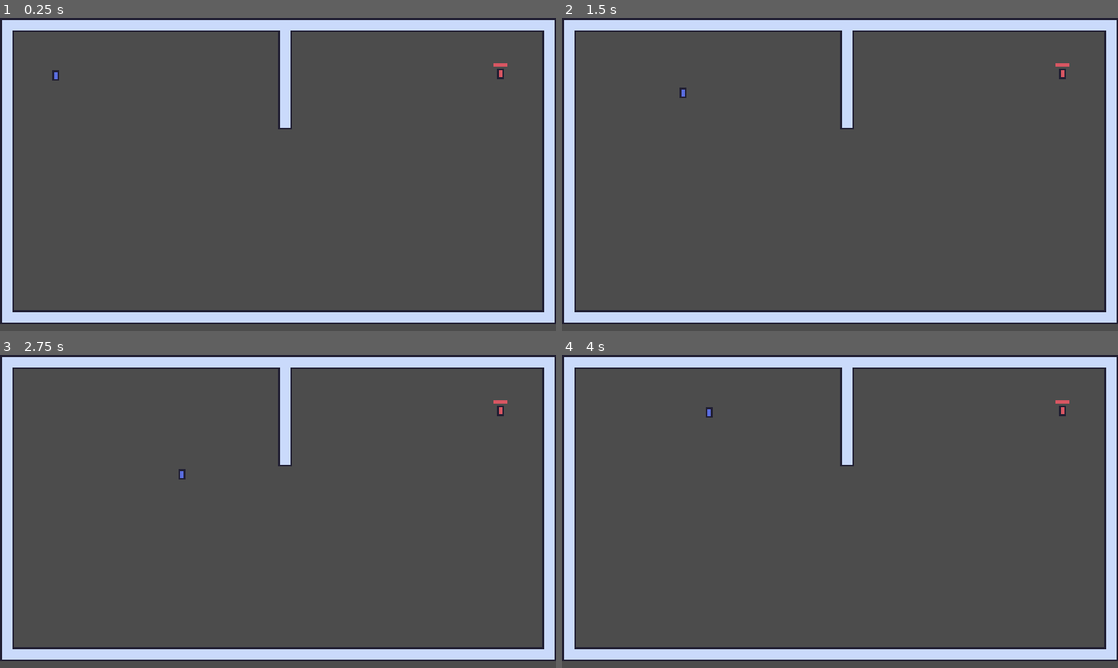
Above: before the commit, frames 1-4 (two rows, left to right).
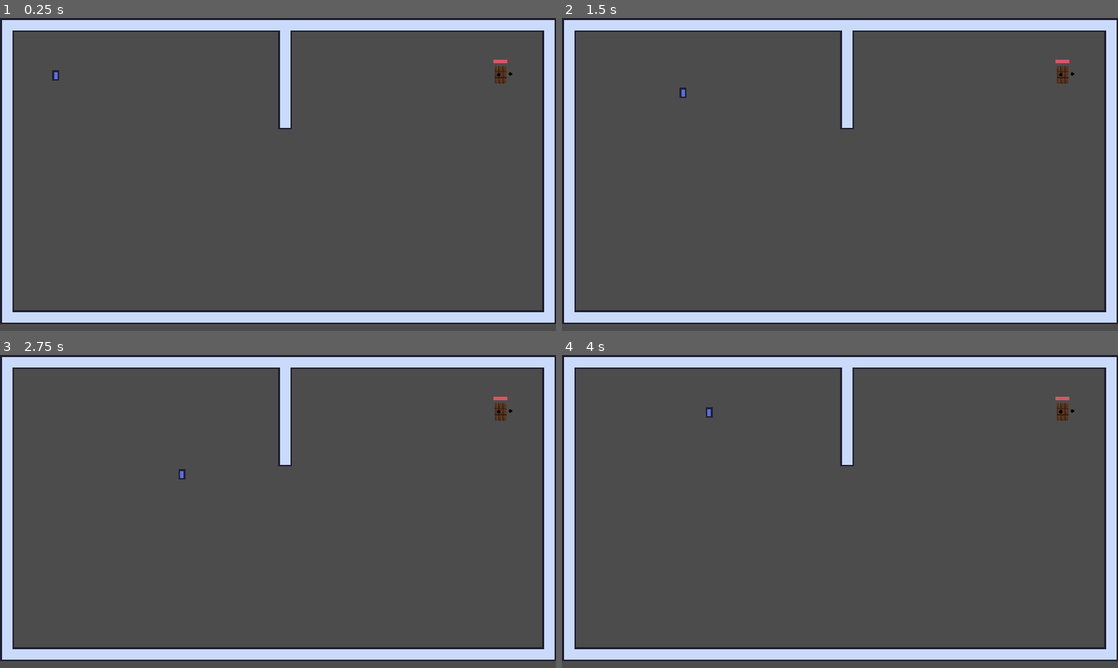
Above: after the commit, the same moments.

Repository: 3k2ng/dog-puff-pensive
Game: Godot game, scene res://scenes/demo_tung.tscn
The game is run twice, just before and just after one commit, with the same random seed, the same clock (stepped at 60 frames per second) and the same inputs. The project has no main scene, so this scene is started directly.
Inputs (mouse positions are in pixels of both pictures, inside the frame that each line leads up to):
- Up to frame 1 (0.25 s): no input
- Up to frame 2 (1.5 s): tap Enter at 0.5 s; move the mouse to (962, 158) at 0.52 s; press the mouse at (962, 158) at 0.53 s; hold D (move_right) 0.53-1.28 s; tap Space at 1.25 s; move the mouse to (728, 190) at 1.27 s; release the mouse at (728, 190) at 1.28 s; hold S (move_down) from 1.28 s (still down); click (728, 190) at 1.35 s
- Up to frame 3 (2.75 s): move the mouse to (333, 442) at 2.02 s; release S (move_down) at 2.03 s; press the mouse at (333, 442) at 2.03 s; hold D (move_right) from 2.03 s (still down)
- Up to frame 4 (4 s): move the mouse to (812, 574) at 2.77 s; release D (move_right) at 2.78 s; release the mouse at (812, 574) at 2.78 s; hold W (move_up) 2.78-3.53 s; click (812, 574) at 2.85 s; tap Enter at 3.5 s; move the mouse to (1006, 558) at 3.52 s; press the mouse at (1006, 558) at 3.53 s; hold A (move_left) from 3.53 s (still down)

The runs differ from the first frame. In frame 1, 0.2% of the frame differs, in the area x 88-93%, y 13-22%; in frame 2, 0.2%; in frame 3, 0.2%; in frame 4, 0.2%.

Commit message:
implement sprite and animation

Diff:
--- a/scenes/demo_tung.tscn
+++ b/scenes/demo_tung.tscn
@@ -1,63 +1,155 @@
-[gd_scene load_steps=15 format=2]
+[gd_scene load_steps=36 format=2]
 
 [ext_resource path="res://tilesets/test_autotile.tres" type="TileSet" id=1]
 [ext_resource path="res://scenes/Player.tscn" type="PackedScene" id=2]
-[ext_resource path="res://sprites/test_sprites/enemy.png" type="Texture" id=3]
+[ext_resource path="res://sprites/enemies/chocolate bar attack.png" type="Texture" id=3]
 [ext_resource path="res://scripts/enemies/basic_enemy.gd" type="Script" id=4]
 [ext_resource path="res://sprites/test_sprites/redbox.tres" type="Texture" id=5]
 [ext_resource path="res://scripts/game_field.gd" type="Script" id=6]
 [ext_resource path="res://scripts/melee_box.gd" type="Script" id=7]
 [ext_resource path="res://scripts/shaders/flash.gdshader" type="Shader" id=8]
+[ext_resource path="res://sprites/enemies/chocolate bar idle.png" type="Texture" id=9]
+[ext_resource path="res://sprites/enemies/chocolate bar chase.png" type="Texture" id=10]
 
 [sub_resource type="ShaderMaterial" id=8]
 shader = ExtResource( 8 )
 shader_param/flash_color = Color( 1, 1, 1, 1 )
 shader_param/flash_modifier = 0.0
 
+[sub_resource type="AtlasTexture" id=11]
+atlas = ExtResource( 3 )
+region = Rect2( 0, 0, 64, 32 )
+
+[sub_resource type="AtlasTexture" id=12]
+atlas = ExtResource( 3 )
+region = Rect2( 64, 0, 64, 32 )
+
+[sub_resource type="AtlasTexture" id=13]
+atlas = ExtResource( 3 )
+region = Rect2( 0, 32, 64, 32 )
+
+[sub_resource type="AtlasTexture" id=14]
+atlas = ExtResource( 3 )
+region = Rect2( 64, 32, 64, 32 )
+
+[sub_resource type="AtlasTexture" id=15]
+atlas = ExtResource( 3 )
+region = Rect2( 0, 64, 64, 32 )
+
+[sub_resource type="AtlasTexture" id=16]
+atlas = ExtResource( 3 )
+region = Rect2( 64, 64, 64, 32 )
+
+[sub_resource type="AtlasTexture" id=17]
+atlas = ExtResource( 3 )
+region = Rect2( 0, 96, 64, 32 )
+
+[sub_resource type="AtlasTexture" id=18]
+atlas = ExtResource( 3 )
+region = Rect2( 64, 96, 64, 32 )
+
+[sub_resource type="AtlasTexture" id=19]
+atlas = ExtResource( 3 )
+region = Rect2( 0, 128, 64, 32 )
+
+[sub_resource type="AtlasTexture" id=20]
+atlas = ExtResource( 3 )
+region = Rect2( 64, 128, 64, 32 )
+
+[sub_resource type="AtlasTexture" id=21]
+atlas = ExtResource( 3 )
+region = Rect2( 0, 160, 64, 32 )
+
+[sub_resource type="AtlasTexture" id=22]
+atlas = ExtResource( 3 )
+region = Rect2( 64, 160, 64, 32 )
+
+[sub_resource type="AtlasTexture" id=23]
+atlas = ExtResource( 10 )
+region = Rect2( 0, 0, 28, 28 )
+
+[sub_resource type="AtlasTexture" id=24]
+atlas = ExtResource( 10 )
+region = Rect2( 28, 0, 28, 28 )
+
+[sub_resource type="AtlasTexture" id=25]
+atlas = ExtResource( 10 )
+region = Rect2( 0, 28, 28, 28 )
+
+[sub_resource type="AtlasTexture" id=26]
+atlas = ExtResource( 10 )
+region = Rect2( 28, 28, 28, 28 )
+
+[sub_resource type="AtlasTexture" id=27]
+atlas = ExtResource( 9 )
+region = Rect2( 0, 0, 28, 28 )
+
+[sub_resource type="AtlasTexture" id=28]
+atlas = ExtResource( 9 )
+region = Rect2( 0, 28, 28, 28 )
+
+[sub_resource type="SpriteFrames" id=29]
+animations = [ {
+"frames": [ SubResource( 11 ), SubResource( 12 ), SubResource( 13 ), SubResource( 14 ), SubResource( 15 ), SubResource( 16 ), SubResource( 17 ), SubResource( 18 ), SubResource( 19 ), SubResource( 20 ), SubResource( 21 ), SubResource( 22 ) ],
+"loop": true,
+"name": "attack",
+"speed": 5.0
+}, {
+"frames": [ SubResource( 23 ), SubResource( 24 ), SubResource( 25 ), SubResource( 26 ) ],
+"loop": true,
+"name": "chase",
+"speed": 5.0
+}, {
+"frames": [ SubResource( 27 ), SubResource( 28 ) ],
+"loop": true,
+"name": "default",
+"speed": 5.0
+} ]
+
 [sub_resource type="RectangleShape2D" id=4]
-extents = Vector2( 4, 6 )
+extents = Vector2( 7, 10 )
 
 [sub_resource type="RectangleShape2D" id=5]
-extents = Vector2( 2, 6 )
+extents = Vector2( 4, 8 )
 
 [sub_resource type="Animation" id=6]
 resource_name = "melee_attack"
-length = 0.5
+length = 0.6
 tracks/0/type = "value"
-tracks/0/path = NodePath("Enemy:position")
+tracks/0/path = NodePath("MeleeBox/Shape:disabled")
 tracks/0/interp = 1
 tracks/0/loop_wrap = true
 tracks/0/imported = false
 tracks/0/enabled = true
 tracks/0/keys = {
-"times": PoolRealArray( 0, 0.3, 0.4, 0.5 ),
-"transitions": PoolRealArray( 1, 1, 1, 1 ),
-"update": 0,
-"values": [ Vector2( 0, -2 ), Vector2( 2, -2 ), Vector2( -4, -2 ), Vector2( 0, -2 ) ]
+"times": PoolRealArray( 0, 0.35, 0.4 ),
+"transitions": PoolRealArray( 1, 1, 1 ),
+"update": 1,
+"values": [ true, false, true ]
 }
 tracks/1/type = "value"
-tracks/1/path = NodePath("Enemy:rotation_degrees")
+tracks/1/path = NodePath("Sprite:animation")
 tracks/1/interp = 1
 tracks/1/loop_wrap = true
 tracks/1/imported = false
 tracks/1/enabled = true
 tracks/1/keys = {
-"times": PoolRealArray( 0, 0.3, 0.4, 0.5 ),
-"transitions": PoolRealArray( 1, 1, 1, 1 ),
-"update": 0,
-"values": [ 0.0, 20.0, -45.0, 0.0 ]
+"times": PoolRealArray( 0, 0.6 ),
+"transitions": PoolRealArray( 1, 1 ),
+"update": 1,
+"values": [ "attack", "default" ]
 }
 tracks/2/type = "value"
-tracks/2/path = NodePath("MeleeBox/Shape:disabled")
+tracks/2/path = NodePath("Sprite:frame")
 tracks/2/interp = 1
 tracks/2/loop_wrap = true
 tracks/2/imported = false
 tracks/2/enabled = true
 tracks/2/keys = {
-"times": PoolRealArray( 0, 0.3, 0.4, 0.5 ),
-"transitions": PoolRealArray( 1, 1, 1, 1 ),
-"update": 1,
-"values": [ true, false, false, true ]
+"times": PoolRealArray( 0, 0.6 ),
+"transitions": PoolRealArray( 1, 1 ),
+"update": 0,
+"values": [ 0, 11 ]
 }
 
 [sub_resource type="Animation" id=9]
@@ -108,49 +200,48 @@
 [node name="Player" parent="Field" groups=["player"] instance=ExtResource( 2 )]
 position = Vector2( 64, 64 )
 
-[node name="TestEnemy" type="KinematicBody2D" parent="Field" groups=["enemy"]]
+[node name="ChocoBar" type="KinematicBody2D" parent="Field" groups=["enemy"]]
 material = SubResource( 8 )
 position = Vector2( 576, 64 )
 collision_layer = 3
 collision_mask = 3
 script = ExtResource( 4 )
 
-[node name="Enemy" type="Sprite" parent="Field/TestEnemy"]
+[node name="Sprite" type="AnimatedSprite" parent="Field/ChocoBar"]
 use_parent_material = true
-position = Vector2( 0, -2 )
-texture = ExtResource( 3 )
+frames = SubResource( 29 )
 __meta__ = {
 "_edit_lock_": true
 }
 
-[node name="Shape" type="CollisionShape2D" parent="Field/TestEnemy"]
+[node name="Shape" type="CollisionShape2D" parent="Field/ChocoBar"]
 shape = SubResource( 4 )
 __meta__ = {
 "_edit_lock_": true
 }
 
-[node name="ToPlayer" type="RayCast2D" parent="Field/TestEnemy"]
-
-[node name="MeleeBox" type="Area2D" parent="Field/TestEnemy"]
+[node name="ToPlayer" type="RayCast2D" parent="Field/ChocoBar"]
+
+[node name="MeleeBox" type="Area2D" parent="Field/ChocoBar"]
 script = ExtResource( 7 )
 
-[node name="Shape" type="CollisionShape2D" parent="Field/TestEnemy/MeleeBox"]
-position = Vector2( 8, 0 )
+[node name="Shape" type="CollisionShape2D" parent="Field/ChocoBar/MeleeBox"]
+position = Vector2( 12, 0 )
 shape = SubResource( 5 )
 disabled = true
 
-[node name="AnimationPlayer" type="AnimationPlayer" parent="Field/TestEnemy"]
+[node name="AnimationPlayer" type="AnimationPlayer" parent="Field/ChocoBar"]
 anims/melee_attack = SubResource( 6 )
 
-[node name="FlashPlayer" type="AnimationPlayer" parent="Field/TestEnemy"]
+[node name="FlashPlayer" type="AnimationPlayer" parent="Field/ChocoBar"]
 anims/RESET = SubResource( 9 )
 anims/flash = SubResource( 10 )
 
-[node name="HealthBar" type="TextureProgress" parent="Field/TestEnemy"]
+[node name="HealthBar" type="TextureProgress" parent="Field/ChocoBar"]
 margin_left = -8.0
-margin_top = -12.0
+margin_top = -16.0
 margin_right = -4.0
-margin_bottom = -8.0
+margin_bottom = -12.0
 rect_scale = Vector2( 4, 1 )
 texture_under = ExtResource( 5 )
 texture_progress = ExtResource( 5 )
--- a/scripts/enemies/basic_enemy.gd
+++ b/scripts/enemies/basic_enemy.gd
@@ -3,7 +3,7 @@
 const MOVEMENT_SPEED = 32
 
 const DETECTION_RANGE = 80 # 5 blocks
-const ATTACK_RANGE = 16
+const ATTACK_RANGE = 20
 
 
 var direction: Vector2
@@ -12,6 +12,7 @@
 
 onready var to_player: RayCast2D = $ToPlayer
 onready var health_bar: TextureProgress = $HealthBar
+onready var sprite: AnimatedSprite = $Sprite
 
 func get_player_as_target() -> void:
 	var player_group: Array = get_tree().get_nodes_in_group("player")
@@ -29,18 +30,23 @@
 
 func _process(delta: float) -> void:
 	._process(delta)
+	if $AnimationPlayer.is_playing():
+		return
 	if target:
 		to_player.cast_to = target.position - position
 		if to_player.cast_to.length() > DETECTION_RANGE or to_player.is_colliding():
 			# no player detected
 			direction = Vector2.ZERO
+			sprite.play("default")
 			pass
 		elif to_player.cast_to.length() < ATTACK_RANGE:
+			direction = Vector2.ZERO
 			$AnimationPlayer.play("melee_attack")
 		else:
 			# yes player detected
 			$MeleeBox.rotation = Vector2.RIGHT.angle_to(to_player.cast_to)
 			direction = to_player.cast_to.normalized()
+			sprite.play("chase")
 			pass
 	else:
 		get_player_as_target()
@@ -50,6 +56,10 @@
 func _physics_process(delta: float) -> void:
 	._physics_process(delta)
 	velocity = direction * MOVEMENT_SPEED
+	if velocity.x < 0:
+		sprite.flip_h = true
+	elif velocity.x > 0:
+		sprite.flip_h = false
 
 func hurt(dir: Vector2, damage: int) -> void:
 	$FlashPlayer.play("flash")
